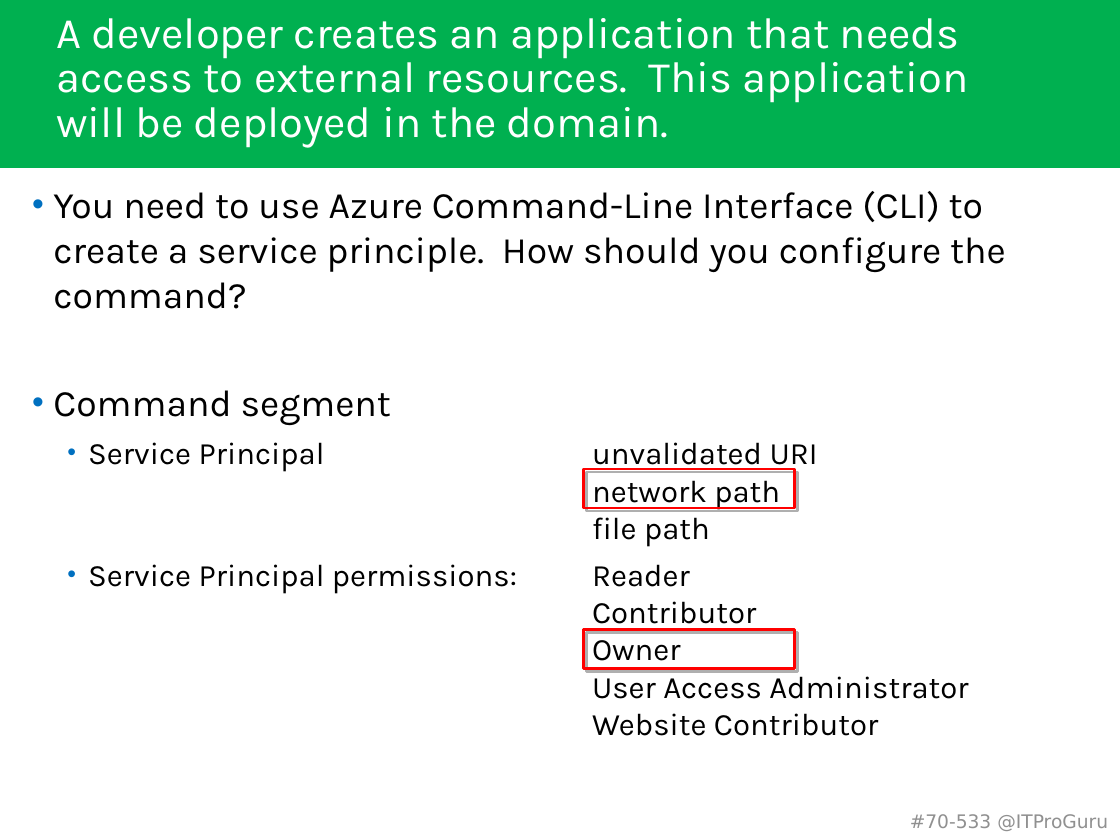
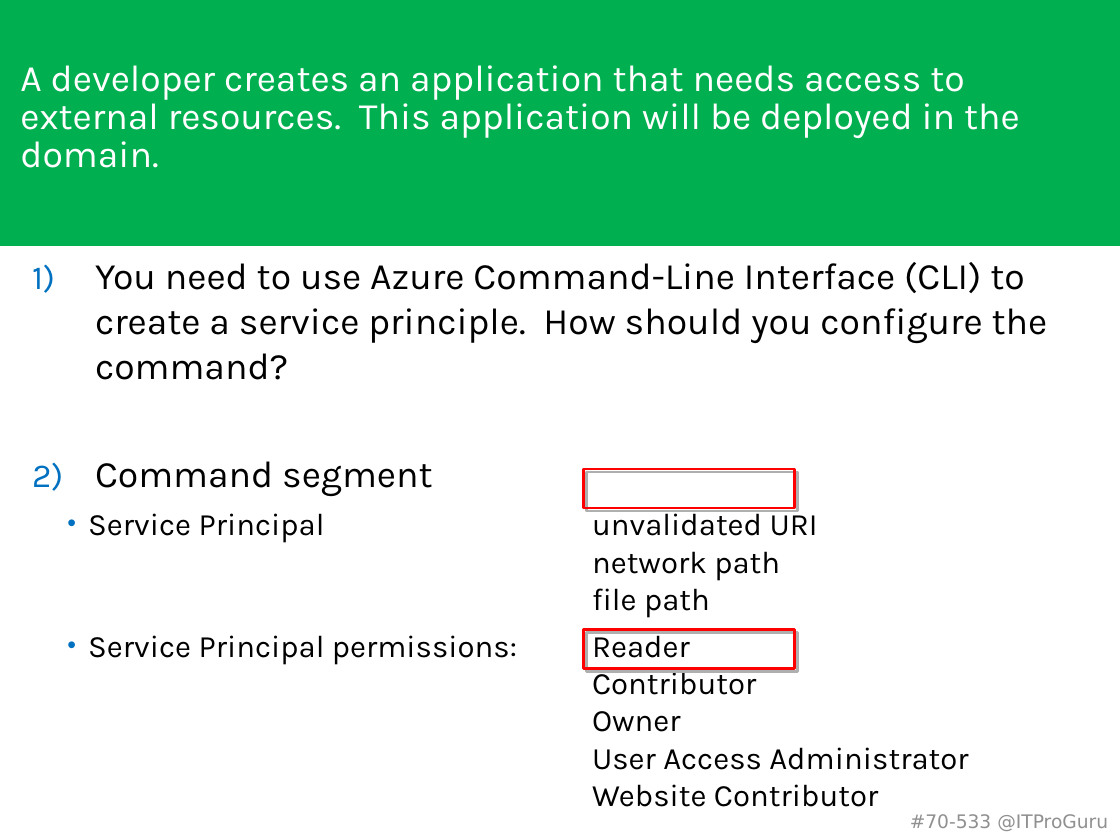
Before and after one commit to guruskill/70-533, a slide deck: slide 37 of 70-533-05-ARMTemplates.pptx. Drawn at 1120x840 pixels with LibreOffice and Linux fonts; fonts in the diff are those of the drawing. Boxes give left, top, right and bottom in pixels: in the first picture for what was removed or moved away, otherwise in the second. Text is boxed around its words. In the diff, an @@ line names an element or a change of style, - is before the commit and + after.

```diff
--- a/70-533-05-ARMTemplates.pptx
+++ b/70-533-05-ARMTemplates.pptx
@@ rectangle resized from (x1=0, y1=0, x2=1120, y2=168) to (x1=0, y1=0, x2=1120, y2=246) @@
@@ title "A developer creates an application ..." moved from (x1=56, y1=18, x2=969, y2=148) to (x1=20, y1=65, x2=1020, y2=168) @@
@@ title "A developer creates an application ..." at (x1=20, y1=65, x2=1020, y2=168): size 28 to 24 pt @@
@@ text "You need to use Azure ..." moved from (x1=53, y1=191, x2=1006, y2=736) to (x1=88, y1=262, x2=1048, y2=770) @@
@@ text at (x1=95, y1=262, x2=1048, y2=496): bullet • to 1) @@
```
Also in this commit, not shown: 10 other slides changed, 1 other file.
